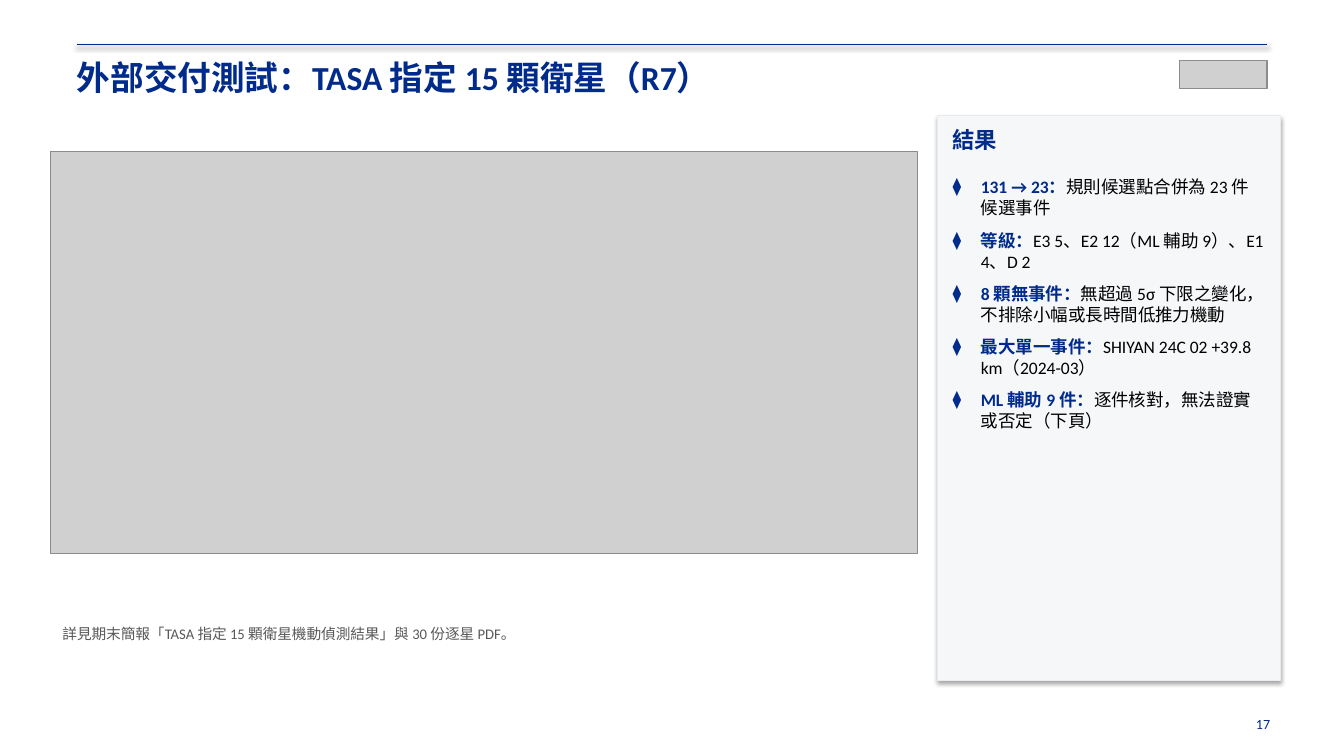
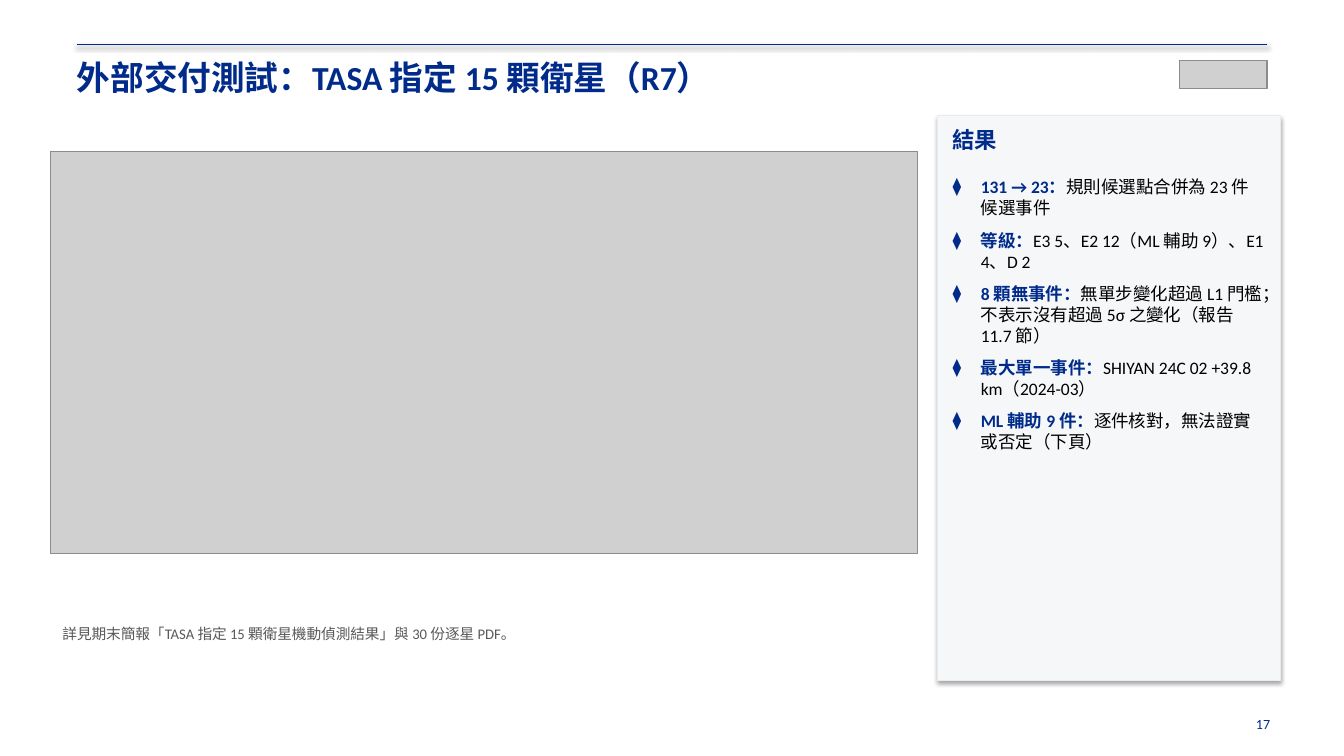
Before and after one commit to RhynoW/Sat_TraingDataExtension, a slide deck: slide 17 of output/期末交付_文件包_20261118/01_期末報告/期末報告_結案簡報_20261115.pptx. Drawn at 1344x756 pixels with LibreOffice and Linux fonts; fonts in the diff are those of the drawing; grey boxes stand for pictures. Boxes give left, top, right and bottom in pixels: in the first picture for what was removed or moved away, otherwise in the second. Text is boxed around its words. In the diff, an @@ line names an element or a change of style, - is before the commit and + after.

```diff
--- a/output/期末交付_文件包_20261118/01_期末報告/期末報告_結案簡報_20261115.pptx
+++ b/output/期末交付_文件包_20261118/01_期末報告/期末報告_結案簡報_20261115.pptx
@@ text at (x1=981, y1=285, x2=1279, y2=344): text changed @@
-⧫ 8 顆無事件：無超過 5σ 下限之變化，不排除小幅或長時間低推力機動
+⧫ 8 顆無事件：無單步變化超過 L1 門檻；不表示沒有超過 5σ 之變化（報告 11.7 節）
```
Also in this commit, not shown: 14 other files.
